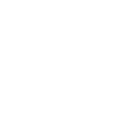
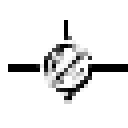
Layer changes from the first 128 x 128 image to the second:
showed group "Group 1" (5 layers) over box(8, 20, 124, 100)
showed "retrograde" over box(8, 20, 124, 92)
showed "Layer 4" over box(8, 20, 124, 92)
showed "retro. att" over box(8, 28, 124, 100)
showed "Layer 3 copy" over box(8, 60, 124, 100)
showed "Layer 3" over box(8, 60, 124, 96)
